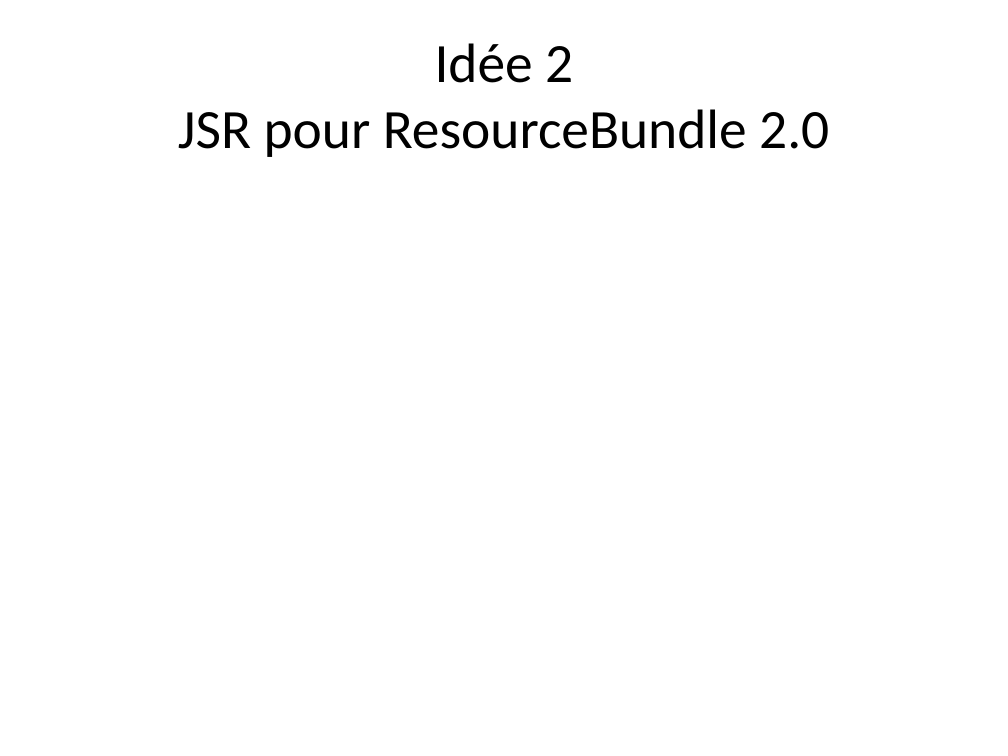
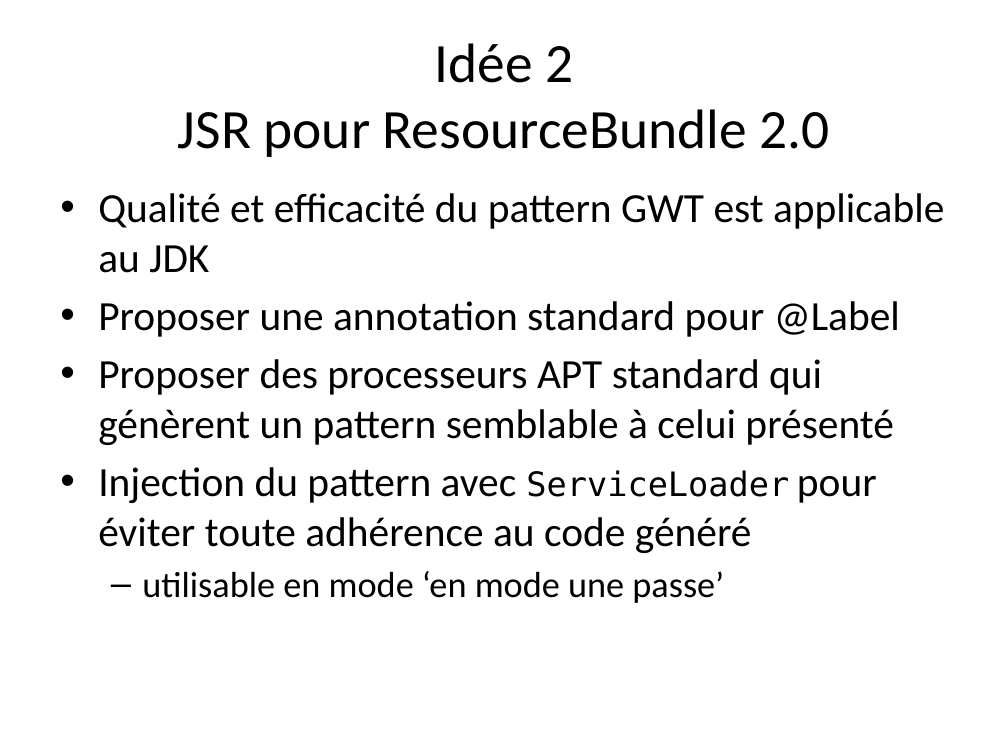
Before and after one commit to dbaeli/ez18n, a slide deck: slide 21 of ez18n-slides/ez18n_hands_on.pptx. Drawn at 1008x756 pixels with LibreOffice and Linux fonts; fonts in the diff are those of the drawing; background and template pictures are left out. Boxes give left, top, right and bottom in pixels: in the first picture for what was removed or moved away, otherwise in the second. Text is boxed around its words. In the diff, an @@ line names an element or a change of style, - is before the commit and + after.

```diff
--- a/ez18n-slides/ez18n_hands_on.pptx
+++ b/ez18n-slides/ez18n_hands_on.pptx
@@ text added at (x1=98, y1=193, x2=944, y2=603), 29.6 pt, text #000000 @@
+• Qualité et efficacité du pattern GWT est applicable au JDK
+• Proposer une annotation standard pour @Label
+• Proposer des processeurs APT standard qui génèrent un pattern semblable à celui présenté
+• Injection du pattern avec ServiceLoader pour éviter toute adhérence au code généré
+  – utilisable en mode ‘en mode une passe’
```
Also in this commit, not shown: 7 other slides changed, 2 other files.
